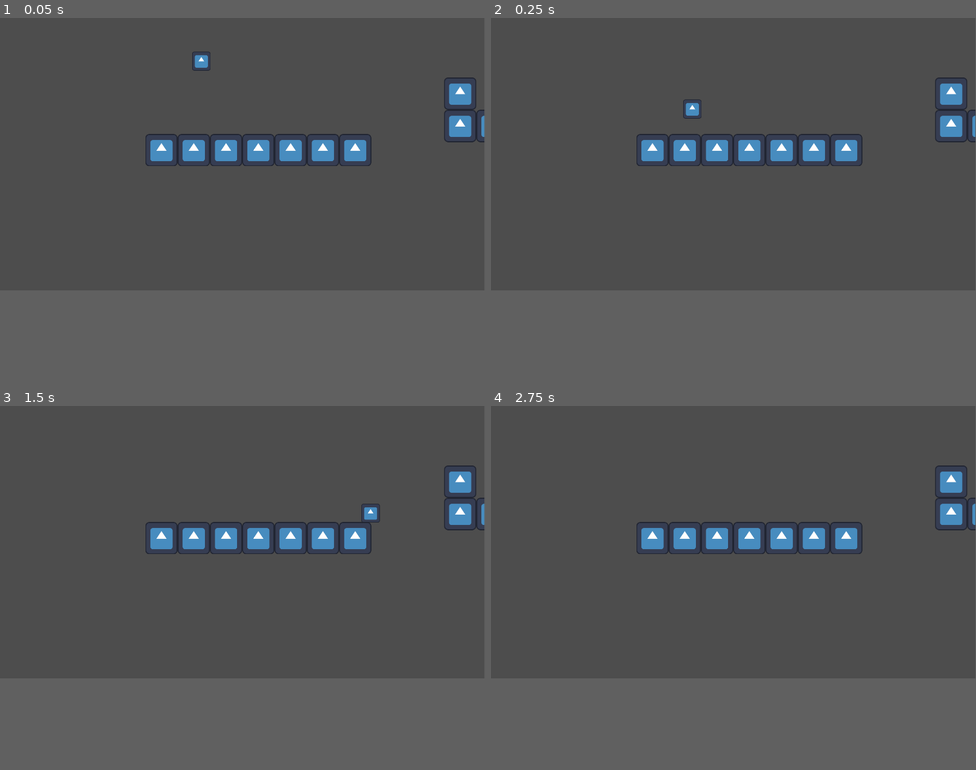
Above: before the commit, frames 1-4 (two rows, left to right).
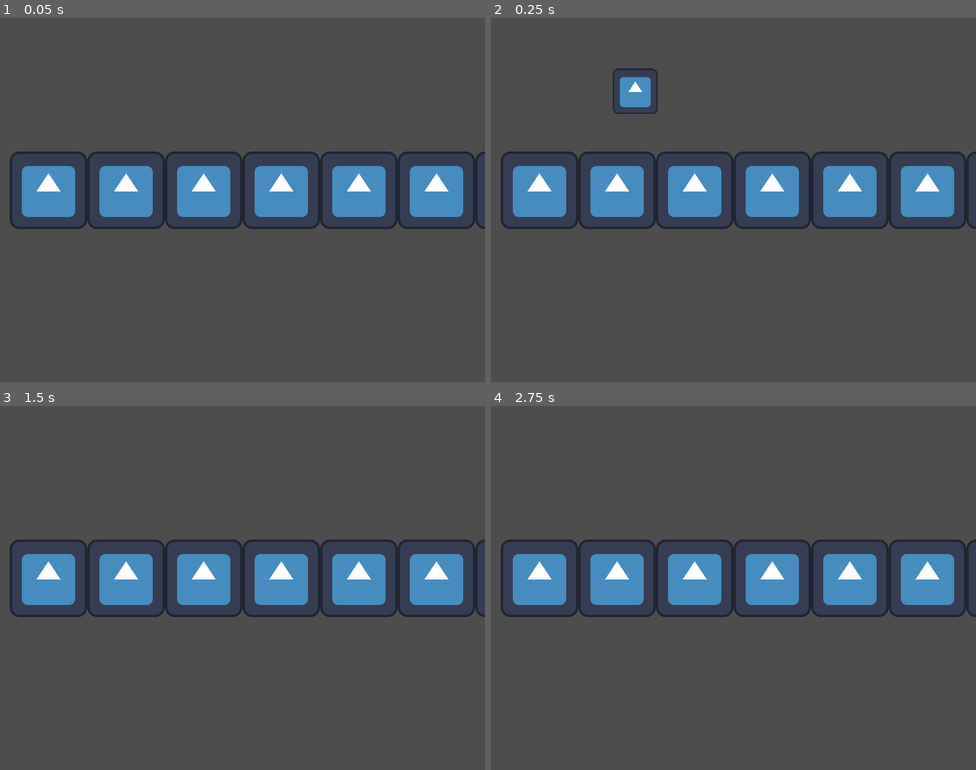
Above: after the commit, the same moments.

Repository: rishitkhare/GMTK-2023
Game: Godot game, scene res://Scenes/node_2d.tscn
The game is run twice, just before and just after one commit, with the same random seed, the same clock (stepped at 60 frames per second) and the same inputs. The engine's default icon, where the game draws it, is replaced by a stand-in: a white triangle on a blue panel in a dark square.
Inputs:
- Up to frame 1 (0.05 s): no input
- Up to frame 2 (0.25 s): no input
- Up to frame 3 (1.5 s): hold D (playermove_right) 0.53-1.28 s; tap Space (jump_key) at 0.77 s; hold S (playermove_down) from 1.28 s (still down)
- Up to frame 4 (2.75 s): tap Space (jump_key) at 1.52 s; release S (playermove_down) at 2.03 s; hold D (playermove_right) from 2.03 s (still down)
In our replay, the window is 799x449 before the commit and 800x600 after it. These sizes can differ from the game's own. Grey fills any space a smaller window leaves; there, only what the larger window draws over its background counts as a difference.

The runs differ from the first frame. In frame 1, 15% of the frame differs, in the area x 2-100%, y 9-58%; in frame 2, 15%, in the area x 2-100%, y 13-58%; in frame 3, 15%; in frame 4, 14%.
Error before the commit: Invalid call. Nonexistent function 'register_character' in base 'Node (game_manager.gd)'. (res://scripts/character_controller.gd:53)
Error after the commit: Parse Error: Expected indented block after function declaration. (res://Scripts/camera_movement.gd:12)

Commit message:
Bug Fixes & Features
The car now speeds up and slows down at command

Diff:
--- /dev/null
+++ b/Scenes/AlexTesting.tscn
@@ -0,0 +1,15 @@
+[gd_scene load_steps=3 format=3 uid="uid://bnjitjtqvpa12"]
+
+[ext_resource type="PackedScene" uid="uid://ctlefud45om14" path="res://Scenes/car.tscn" id="1_rrg0i"]
+[ext_resource type="Script" path="res://Scripts/camera_movement.gd" id="2_amnod"]
+
+[node name="Node2D" type="Node2D"]
+
+[node name="Car" parent="." instance=ExtResource("1_rrg0i")]
+motion_mode = 1
+speedUpAmt = 0.1
+startDir = Vector2(0, -1)
+
+[node name="Camera2D" type="Camera2D" parent="."]
+script = ExtResource("2_amnod")
+DRAG_FACTOR = null
--- a/Scenes/car.tscn
+++ b/Scenes/car.tscn
@@ -7,6 +7,8 @@
 
 [node name="Car" type="CharacterBody2D"]
 script = ExtResource("1_pytxt")
+speedUpAmt = 1.0
+startDir = Vector2(0, 1)
 
 [node name="CollisionShape2D" type="CollisionShape2D" parent="."]
 shape = SubResource("RectangleShape2D_jsncy")
--- a/Scripts/CarAI.gd
+++ b/Scripts/CarAI.gd
@@ -1,5 +1,4 @@
-extends Node2D
-
+extends CharacterBody2D
 enum mSTATE {IDLE, WAITING, EXECUTING}
 
 @export var waitTimeMid : float = 1.0
@@ -18,8 +17,7 @@
 
 # Called when the node enters the scene tree for the first time.
 func _ready():
-	pass # Todo: Register with game manager
-
+	GameManager.register_car(self)
 
 # Called every frame. 'delta' is the elapsed time since the previous frame.
 func _physics_process(delta):
--- a/Scripts/camera_movement.gd
+++ b/Scripts/camera_movement.gd
@@ -10,7 +10,8 @@
 
 # Called every frame. 'delta' is the elapsed time since the previous frame.
 func _process(delta):
-	var target_position : Vector2 = GameManager.character.position
-	var distance_left : Vector2 = target_position - self.position
-	velocity = distance_left.normalized() * distance_left.length() * DRAG_FACTOR
-	self.position += velocity
+	#var target_position : Vector2 = GameManager.character.position
+	#var distance_left : Vector2 = target_position - self.position
+	#velocity = distance_left.normalized() * distance_left.length() * DRAG_FACTOR
+	#self.position += velocity
+	#self.position = GameManager.car.position
--- a/project.godot
+++ b/project.godot
@@ -21,9 +21,8 @@
 
 [display]
 
-window/size/viewport_width=1920
-window/size/viewport_height=1080
-window/size/mode=1
+window/size/viewport_width=800
+window/size/viewport_height=600
 
 [dotnet]
 
--- a/scripts/game_manager.gd
+++ b/scripts/game_manager.gd
@@ -4,7 +4,7 @@
 
 @onready var car : CharacterBody2D
 @onready var camera : Camera2D
-@onready var instructs = []
+@onready var instructs = [INSTRUCTION.S_UP]
 
 # Called when the node enters the scene tree for the first time.
 func _ready():
@@ -21,11 +21,13 @@
 
 func register_camera(_camera : Camera2D):
 	self.camera = _camera
+func register_character(_char : CharacterBody2D):
+	pass
 func add_instruct(instruct : INSTRUCTION):
 	instructs.append(instruct)
 
 func grab_next_instruct()  -> INSTRUCTION:
-	if(instructs.size == 0):
+	if(instructs.size() == 0):
 		return INSTRUCTION.IDLE
 	else:
 		return instructs.pop_front()
